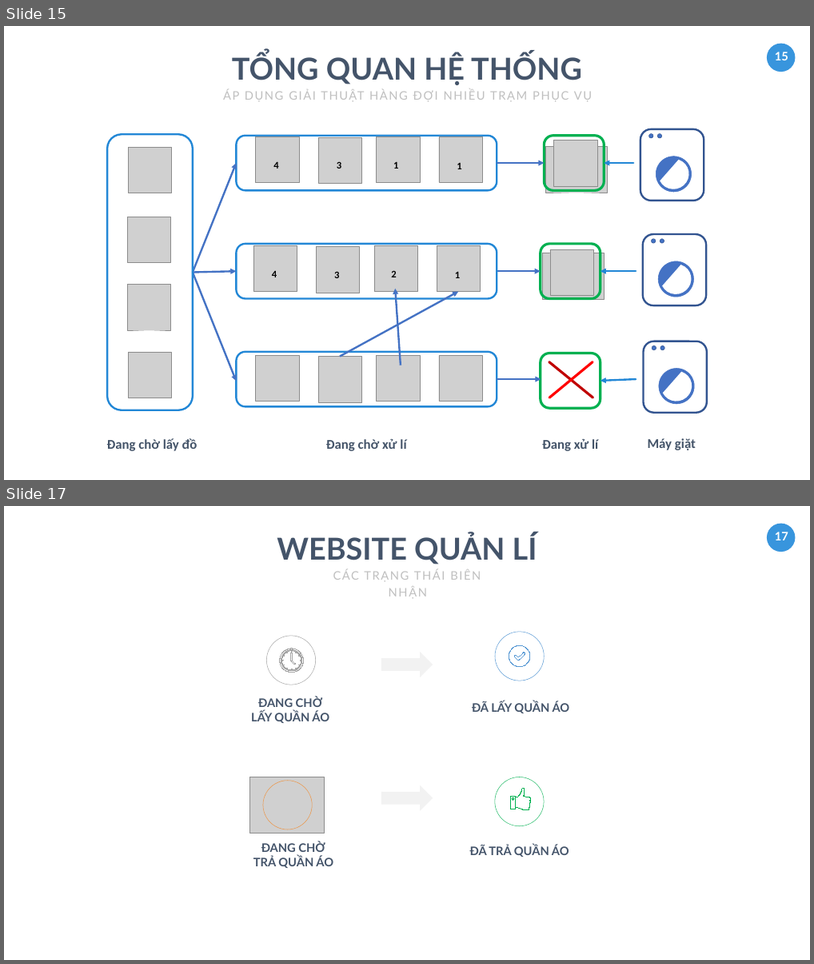
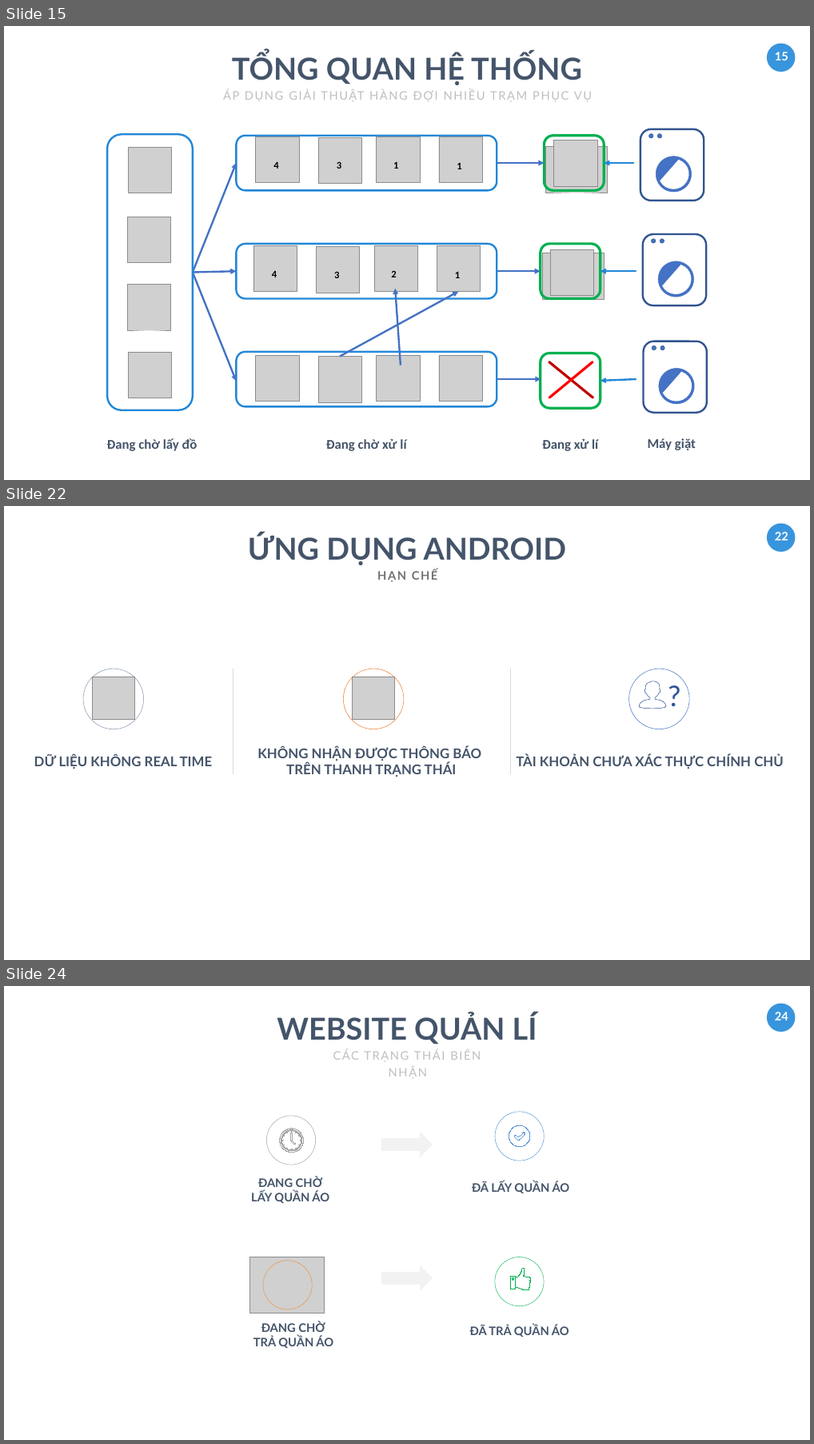
Before and after one commit to tranhoanghuan/Lu-n-v-n, a slide deck: baoCao/ppt_baocao/FREE Business Powerpoint Template.pptx. Shown one above the other, each under a label of ours: slides 15 and 17 before the commit, slides 15, 22 and 24 after it; the slides between them are not shown. The pictures are 814x964 and 814x1444 pixels, drawn with LibreOffice and Linux fonts; fonts in the diff are those of the drawing; grey boxes stand for pictures. Boxes give left, top, right and bottom in pixels: in the first picture for what was removed or moved away, otherwise in the second. Text is boxed around its words. In the diff, an @@ line names an element or a change of style, - is before the commit and + after.

Commit message:
App section android

```diff
--- a/baoCao/ppt_baocao/FREE Business Powerpoint Template.pptx
+++ b/baoCao/ppt_baocao/FREE Business Powerpoint Template.pptx
@@ slide 22 added at (4, 506, 810, 960), background #FFFFFF; not listed: 2 template elements that a slide beside it also shows @@
@@ text added at (248, 533, 566, 565), 72 pt, text #44546A, bold @@
+ỨNG DỤNG ANDROID
@@ text added at (378, 569, 438, 582), 28 pt, text #767171, bold @@
+HẠN CHẾ
@@ ellipse added at (83, 668, 144, 729), fill #FFFFFF, outline #8497B0 1 pt @@
@@ ellipse added at (343, 668, 404, 729), fill #FFFFFF, outline #ED7D31 1 pt @@
@@ ellipse added at (630, 668, 690, 729), fill #FFFFFF, outline #4472C4 1 pt @@
@@ picture added at (92, 676, 134, 719) @@
@@ picture added at (353, 676, 395, 719) @@
@@ freeform shape added at (639, 681, 666, 708), fill #FFFFFF, outline #2F5597 1 pt @@
@@ text added at (665, 675, 688, 708), 72 pt, text #2F5597 @@
+?
@@ group added at (34, 668, 784, 776): 3 texts, 2 lines @@
+TÀI KHOẢN CHƯA XÁC THỰC CHÍNH CHỦ
+KHÔNG NHẬN ĐƯỢC THÔNG BÁO
+TRÊN THANH TRẠNG THÁI
+DỮ LIỆU KHÔNG REAL TIME
@@ what was slide 17 is now slide 24 @@
@@ page number at (775, 1012, 789, 1020): text changed @@
-17
+24
```
Also in this commit, not shown: 3 slides changed, 6 other slides added, 1 other file.
